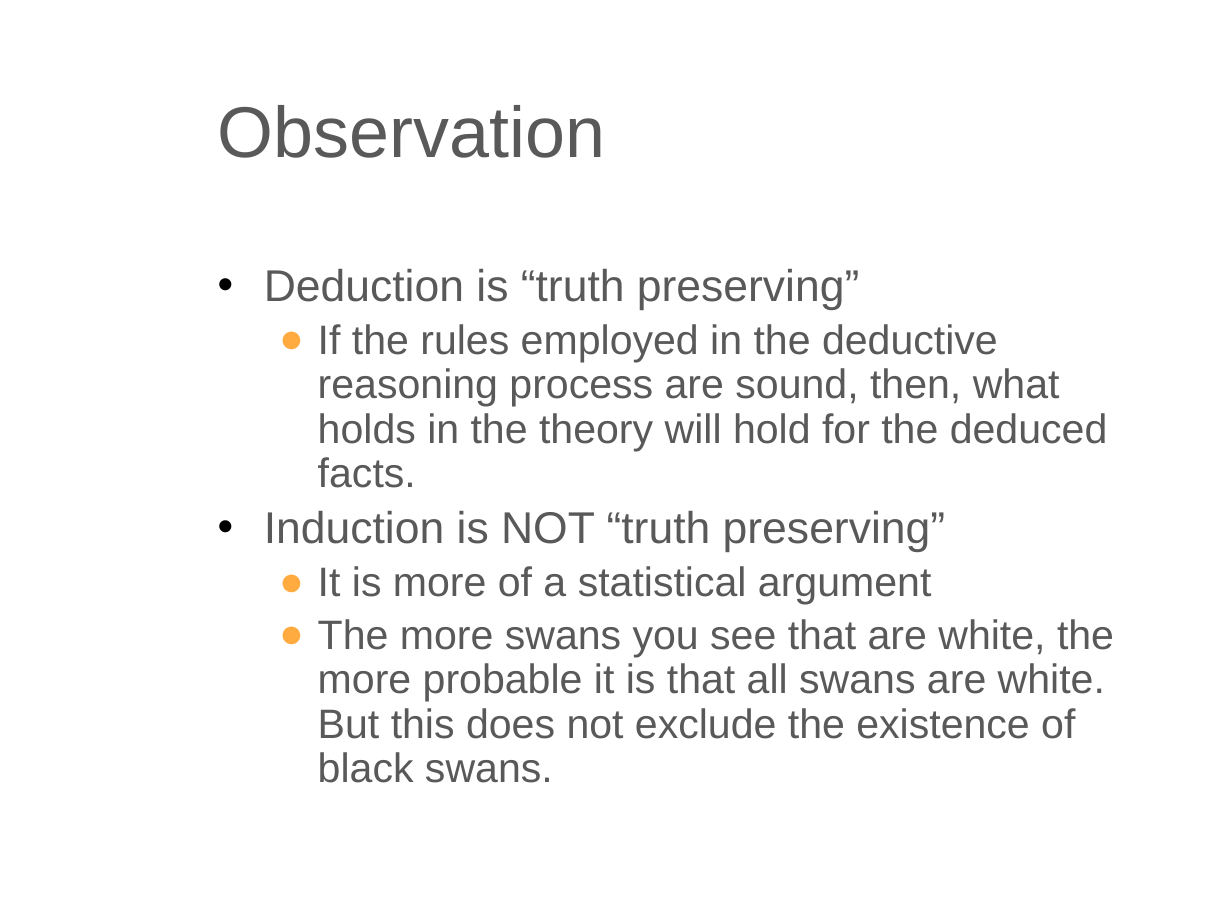
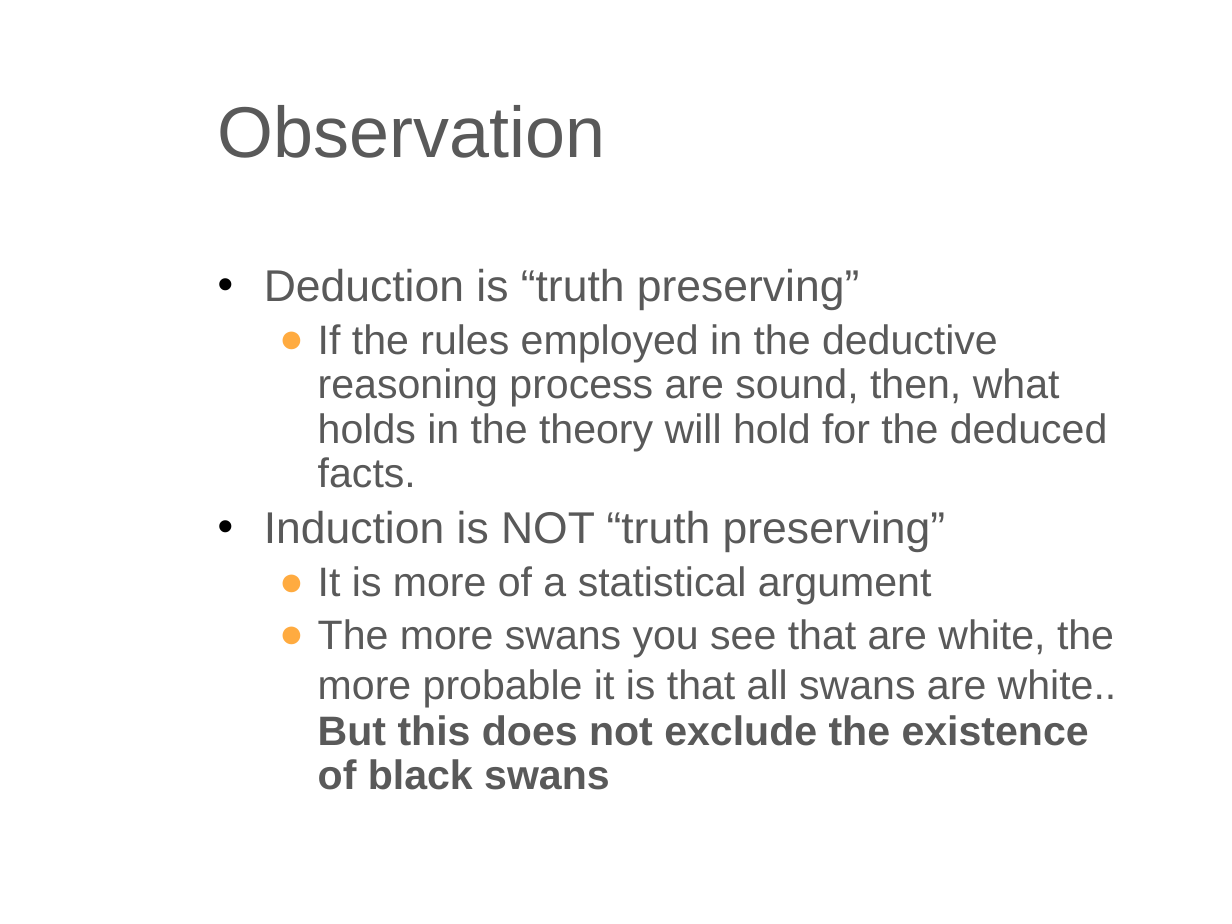
Before and after one commit to lutzhamel/CSC310, a slide deck: slide 6 of notes/06-machine-learning-basics-1.pptx (slide 5 before the commit). Drawn at 1232x924 pixels with LibreOffice and Linux fonts; fonts in the diff are those of the drawing. Boxes give left, top, right and bottom in pixels: in the first picture for what was removed or moved away, otherwise in the second. Text is boxed around its words. In the diff, an @@ line names an element or a change of style, - is before the commit and + after.

```diff
--- a/notes/06-machine-learning-basics-1.pptx
+++ b/notes/06-machine-learning-basics-1.pptx
@@ text at bbox=[318, 619, 1117, 790]: text changed @@
-  ● The more swans you see that are white, the more probable it is that all swans are white. But this does not exclude the existence of black swans.
+  ● The more swans you see that are white, the more probable it is that all swans are white.. But this does not exclude the existence of black swans
```
Also in this commit, not shown: 1 slide added, 3 other files.
